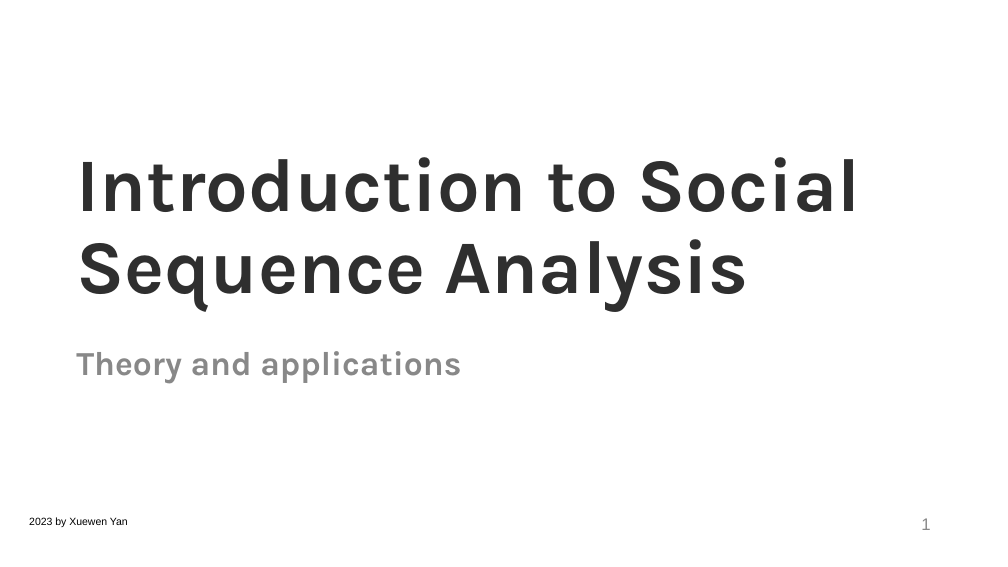
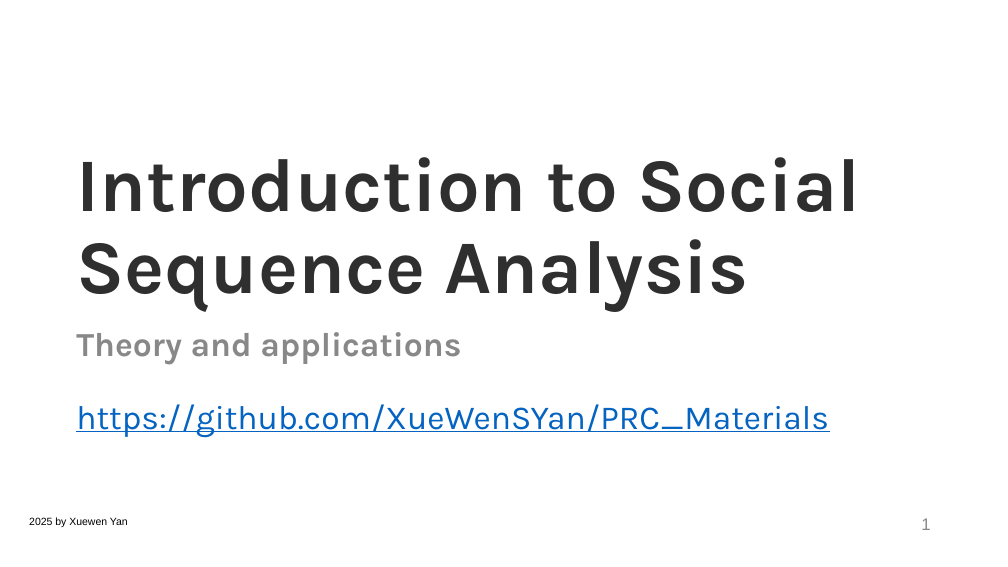
Before and after one commit to XueWenSYan/PRC_Materials, a slide deck: slide 1 of Sequence analysis workshop/Sequence Analysis.pptx. Drawn at 1008x567 pixels with LibreOffice and Linux fonts; fonts in the diff are those of the drawing; background and template pictures are left out. Boxes give left, top, right and bottom in pixels: in the first picture for what was removed or moved away, otherwise in the second. Text is boxed around its words. In the diff, an @@ line names an element or a change of style, - is before the commit and + after.

```diff
--- a/Sequence analysis workshop/Sequence Analysis.pptx
+++ b/Sequence analysis workshop/Sequence Analysis.pptx
@@ text "Theory and applications": place and size @@
-text "Theory and applications" at (76, 351, 461, 383)
+text "Theory and applications" at (76, 332, 829, 438)
@@ text at (76, 404, 829, 438): paragraph added @@
+https://github.com/XueWenSYan/PRC_Materials
@@ text at (29, 517, 128, 527): text changed @@
-2023 by Xuewen Yan
+2025 by Xuewen Yan
```
Also in this commit, not shown: 3 other slides changed, 1 slide removed.
